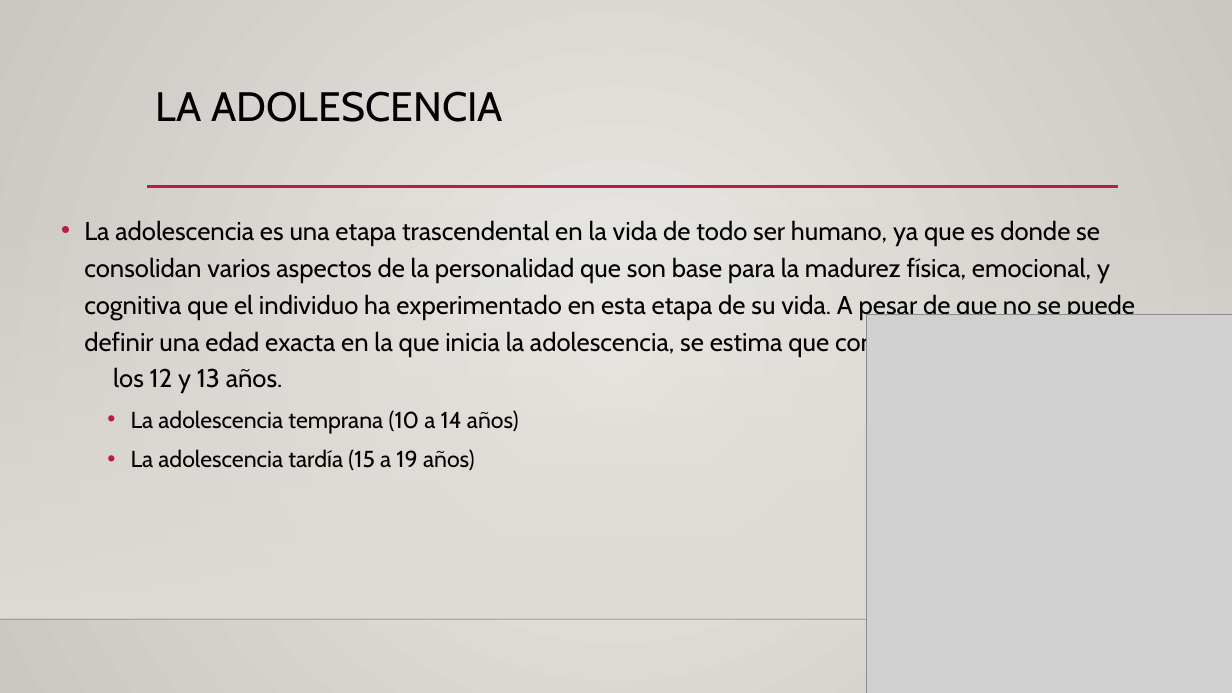
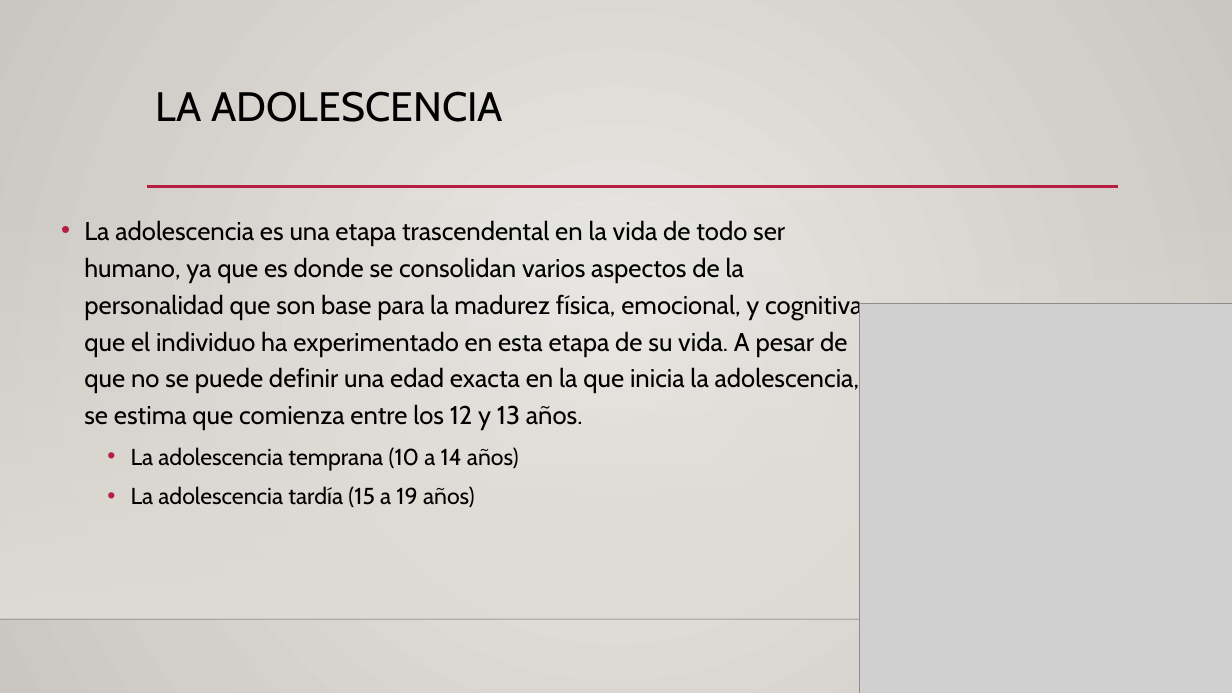
Before and after one commit to patriciamz-153/tesis, a slide deck: slide 10 of Presentación de Tesis Parte 2.pptx. Drawn at 1232x693 pixels with LibreOffice and Linux fonts; fonts in the diff are those of the drawing; grey boxes stand for pictures; background and template pictures are left out. Boxes give left, top, right and bottom in pixels: in the first picture for what was removed or moved away, otherwise in the second. Text is boxed around its words. In the diff, an @@ line names an element or a change of style, - is before the commit and + after.

```diff
--- a/Presentación de Tesis Parte 2.pptx
+++ b/Presentación de Tesis Parte 2.pptx
@@ text "La adolescencia es una etapa ..." rewrapped from [84, 220, 1135, 470] to [84, 220, 862, 507] @@
@@ picture: place and size @@
-picture at [867, 314, 1232, 693]
+picture at [860, 303, 1232, 693]
```
Also in this commit, not shown: 12 other slides changed, 1 slide added.
